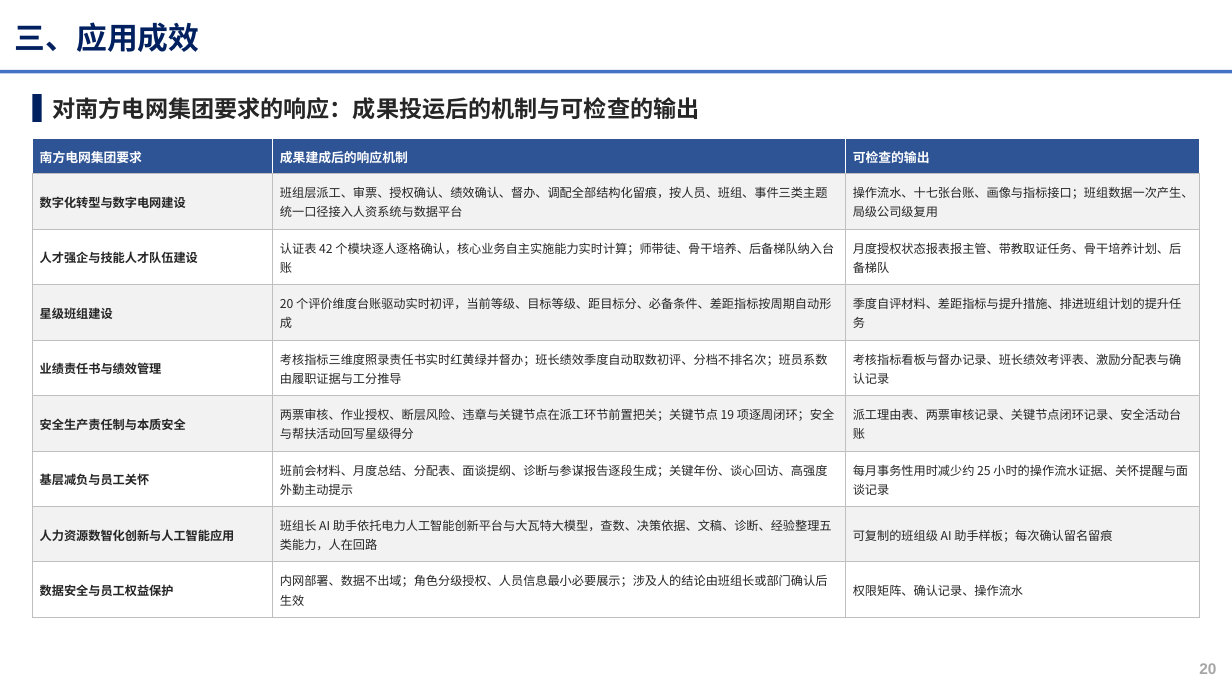
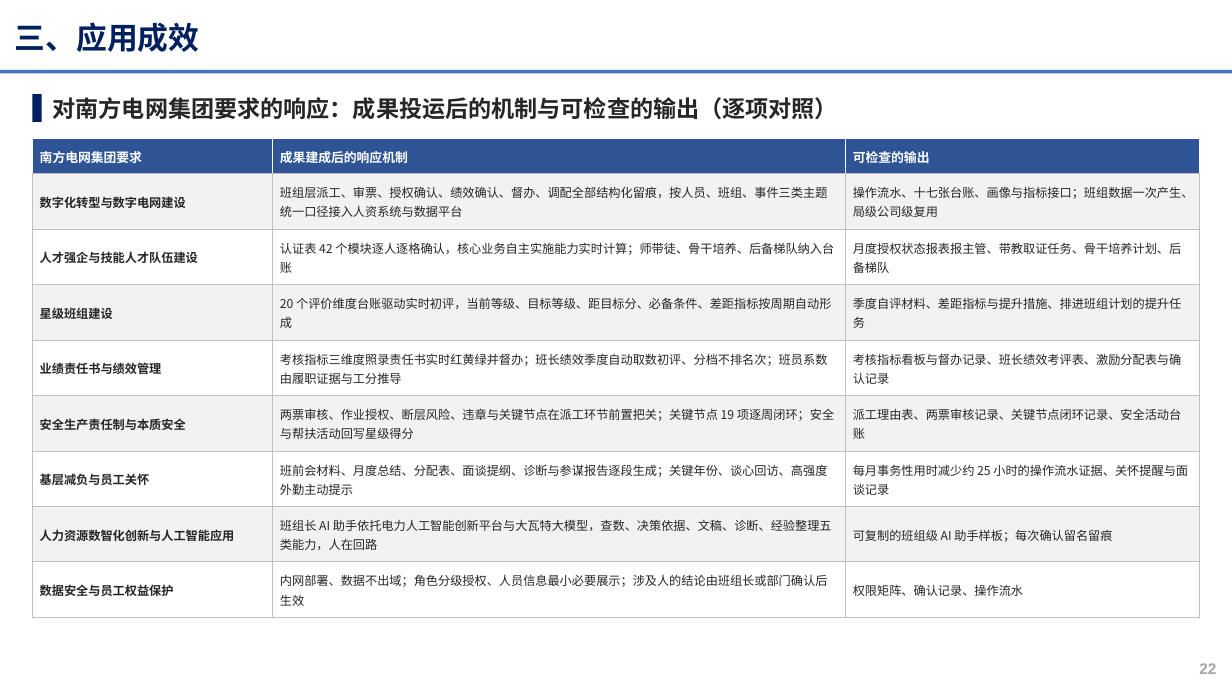
Before and after one commit to michael4949/-, a slide deck: slide 22 of xiaowatt/docs/正式交付物/申报PPT_高效班组管理助手_班组数字画像与班组长AI助手_V3.0.pptx (slide 20 before the commit). Drawn at 1232x693 pixels with LibreOffice and Linux fonts; fonts in the diff are those of the drawing; background and template pictures are left out. Boxes give left, top, right and bottom in pixels: in the first picture for what was removed or moved away, otherwise in the second. Text is boxed around its words. In the diff, an @@ line names an element or a change of style, - is before the commit and + after.

```diff
--- a/xiaowatt/docs/正式交付物/申报PPT_高效班组管理助手_班组数字画像与班组长AI助手_V3.0.pptx
+++ b/xiaowatt/docs/正式交付物/申报PPT_高效班组管理助手_班组数字画像与班组长AI助手_V3.0.pptx
@@ text at [53,97,838,119]: text changed @@
-对南方电网集团要求的响应：成果投运后的机制与可检查的输出
+对南方电网集团要求的响应：成果投运后的机制与可检查的输出（逐项对照）
@@ page number at [1199,663,1216,674]: text changed @@
-20
+22
```
Also in this commit, not shown: 2 other slides changed, 2 slides added, 15 other files.
